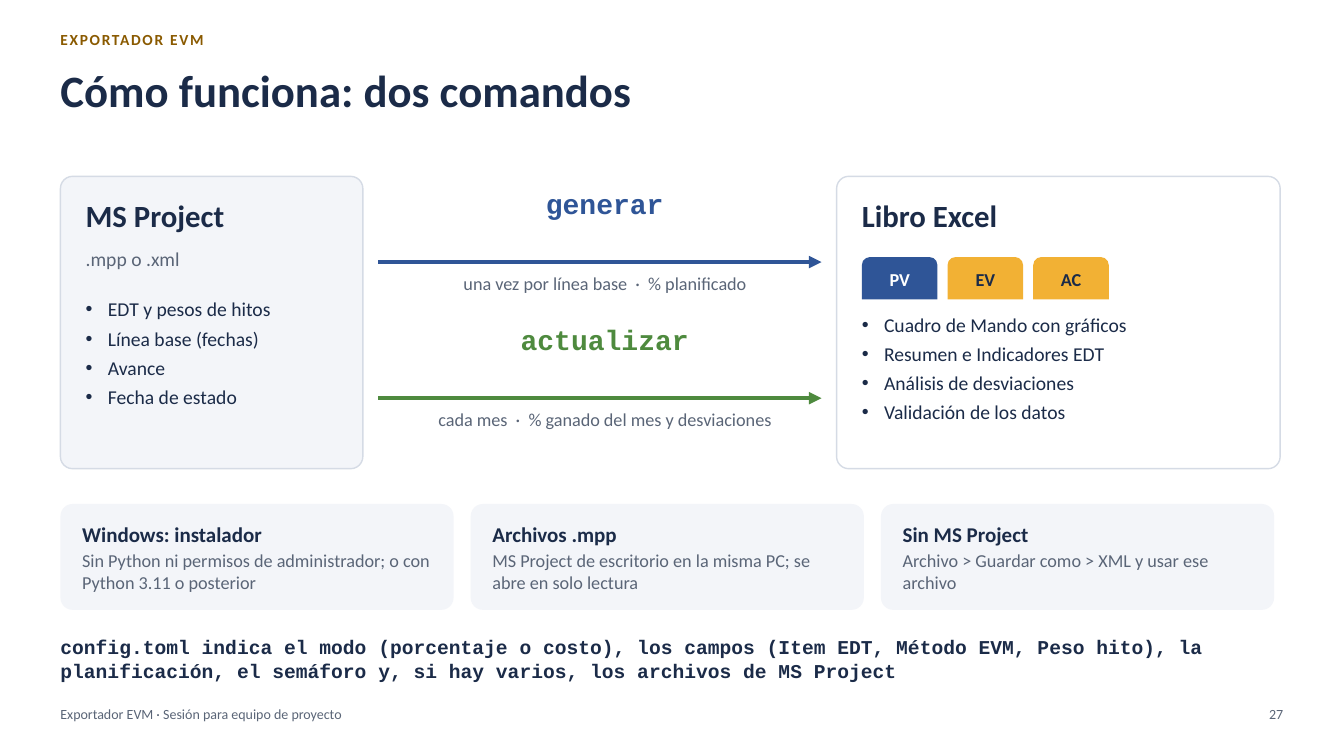
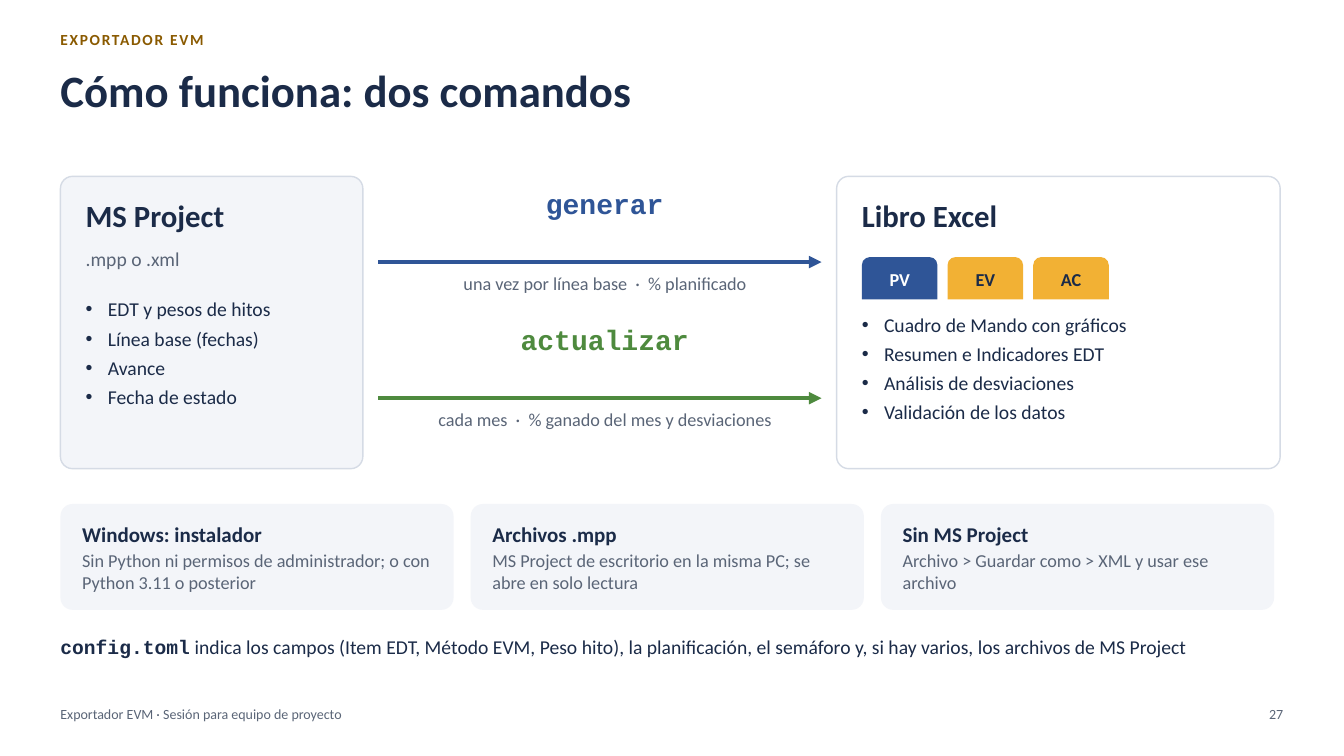
Before and after one commit to MarceloSalazar/evm-automation, a slide deck: slide 27 of docs/presentacion-jefes-de-proyecto.pptx. Drawn at 1344x756 pixels with LibreOffice and Linux fonts; fonts in the diff are those of the drawing. Boxes give left, top, right and bottom in pixels: in the first picture for what was removed or moved away, otherwise in the second. Text is boxed around its words. In the diff, an @@ line names an element or a change of style, - is before the commit and + after.

Commit message:
Presentación: textos que caben en cada diapositiva y ejemplos de multi-empresa generales
- Diapositiva 2: viñetas más cortas (la última quedaba tapada por el recuadro inferior).
- Diapositivas 14, 15, 21 y 28: se restaura el formato de las etiquetas en negrita.
- Diapositivas 13, 16, 25, 27 y 37: textos más cortos o con el formato original.
- PDF exportado de nuevo.
- Multi-empresa, modo porcentaje y README: ejemplos de dos empresas en términos generales.

```diff
--- a/docs/presentacion-jefes-de-proyecto.pptx
+++ b/docs/presentacion-jefes-de-proyecto.pptx
@@ text at box(60, 640, 1186, 658): text changed; font Courier New to Calibri; bold off @@
-config.toml indica el modo (porcentaje o costo), los campos (Item EDT, Método EVM, Peso hito), la planificación, el semáforo y, si hay varios, los archivos de MS Project
+config.toml indica los campos (Item EDT, Método EVM, Peso hito), la planificación, el semáforo y, si hay varios, los archivos de MS Project
```
Also in this commit, not shown: 9 other slides changed, 4 other files.
